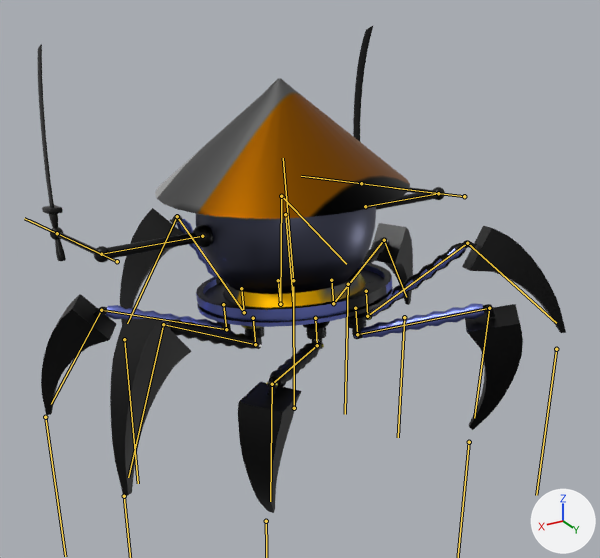
Two versions of the FBX model Assets/Assets/Player/Robot.fbx, one commit apart.
Camera for both pictures: a 50 mm lens placed at (2.09, 3.55, 2.58), pointed at (0.07, 0.18, 0.89). Every picture has the same lights, and +X, +Y and +Z are marked at lower right. Both versions are drawn at frame 41 of the action 'Armature|ForwardWalk_Base'; the numbers are the values there. The bones that bend it are drawn over the model as lines.
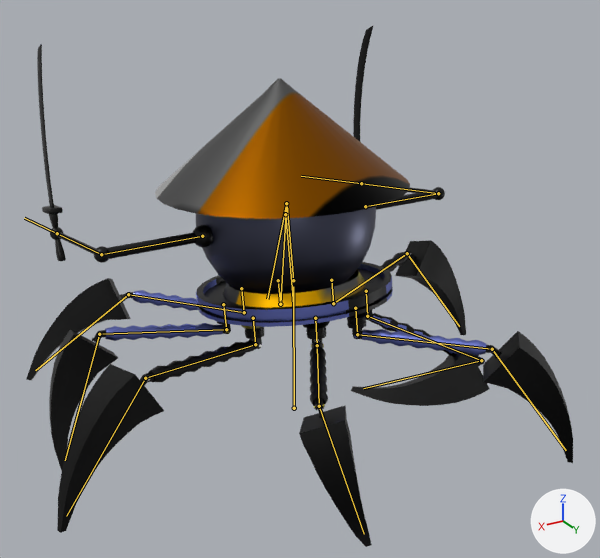
The change in detail:
Bone 'Leg1Middle.R' (bone_leg1middle_r) turns from (45, -4, -34) to (39, 16, -10) degrees about its own x, y and z.
Bone 'Leg1Foot.R' (bone_leg1foot_r) turns from (-47, 6, 12) to (-41, 15, 39) degrees about its own x, y and z.
Bone 'Leg2Middle.R' (bone_leg2middle_r) turns from (11, 4, 8) to (5, -5, -7) degrees about its own x, y and z.
Bone 'Leg2Foot.R' (bone_leg2foot_r) turns from (1, 0, 5) to (0, 0, -5) degrees about its own x, y and z.
Bone 'Leg4Middle.R' (bone_leg4middle_r) turns from (-7, 8, 2) to (-11, 2, -15) degrees about its own x, y and z.
Bone 'Leg4Foot.R' (bone_leg4foot_r) turns from (-22, -6, -28) to (6, -1, 20) degrees about its own x, y and z.
Bone 'Leg3Middle.R' (bone_leg3middle_r) turns from (20, -6, 7) to (-16, -12, -34) degrees about its own x, y and z.
Bone 'Leg3Foot.R' (bone_leg3foot_r) turns from (-2, 0, -8) to (-52, -25, -41) degrees about its own x, y and z.
Bone 'Leg1Middle.L' (bone_leg1middle_l) turns from (42, 5, 31) to (-4, 11, 17) degrees about its own x, y and z.
Bone 'Leg1Foot.L' (bone_leg1foot_l) turns from (-48, -7, -14) to (13, -1, 22) degrees about its own x, y and z.
Bone 'Leg2Middle.L' (bone_leg2middle_l) turns from (5, -6, -9) to (-1, 4, 6) degrees about its own x, y and z.
Bone 'Leg2Foot.L' (bone_leg2foot_l) turns from (1, 0, -6) to (-3, 0, 4) degrees about its own x, y and z.
Bone 'Leg4Middle.L' (bone_leg4middle_l) turns from (-8, -6, 3) to (5, 6, 17) degrees about its own x, y and z.
Bone 'Leg4Foot.L' (bone_leg4foot_l) turns from (-21, 5, 29) to (-2, 1, 21) degrees about its own x, y and z.
Bone 'Leg3Middle.L' (bone_leg3middle_l) turns from (15, 6, -4) to (-7, -1, 3) degrees about its own x, y and z.
Bone 'Leg3Foot.L' (bone_leg3foot_l) turns from (-3, 0, 8) to (18, 2, -13) degrees about its own x, y and z.

What differs and where, as boxes (x1, y1, x2, y2) in the pictures (600 x 558 px):
'Cylinder', posed (7% taller): before (37, 26, 566, 513); after (26, 26, 573, 547)
bone 'Leg1Middle.R', root to tip: before (280, 304) to (281, 196); after (280, 304) to (286, 203)
bone 'Leg1Foot.R', root to tip: before (281, 196) to (346, 264); after (286, 203) to (267, 299)
bone 'Leg2Middle.R', root to tip: before (333, 303) to (384, 240); after (333, 303) to (407, 253)
bone 'Leg2Foot.R', root to tip: before (384, 240) to (406, 297); after (407, 253) to (459, 326)
bone 'Leg4Middle.R', root to tip: before (357, 334) to (489, 308); after (357, 334) to (492, 349)
bone 'Leg4Foot.R', root to tip: before (489, 308) to (474, 418); after (492, 349) to (566, 450)
bone 'Leg3Middle.R', root to tip: before (367, 316) to (467, 243); after (367, 316) to (481, 360)
bone 'Leg3Foot.R', root to tip: before (467, 243) to (556, 323); after (481, 360) to (363, 388)
bone 'Leg1Middle.L', root to tip: before (244, 312) to (177, 216); after (244, 312) to (128, 294)
bone 'Leg1Foot.L', root to tip: before (177, 216) to (127, 323); after (128, 294) to (35, 370)
bone 'Leg2Middle.L', root to tip: before (226, 329) to (101, 310); after (226, 329) to (99, 334)
bone 'Leg2Foot.L', root to tip: before (101, 310) to (51, 404); after (99, 334) to (65, 460)
bone 'Leg4Middle.L', root to tip: before (317, 345) to (272, 384); after (317, 345) to (319, 406)
bone 'Leg4Foot.L', root to tip: before (272, 384) to (270, 501); after (319, 406) to (364, 534)
bone 'Leg3Middle.L', root to tip: before (255, 344) to (163, 324); after (255, 344) to (145, 378)
bone 'Leg3Foot.L', root to tip: before (163, 324) to (128, 477); after (145, 378) to (66, 516)
